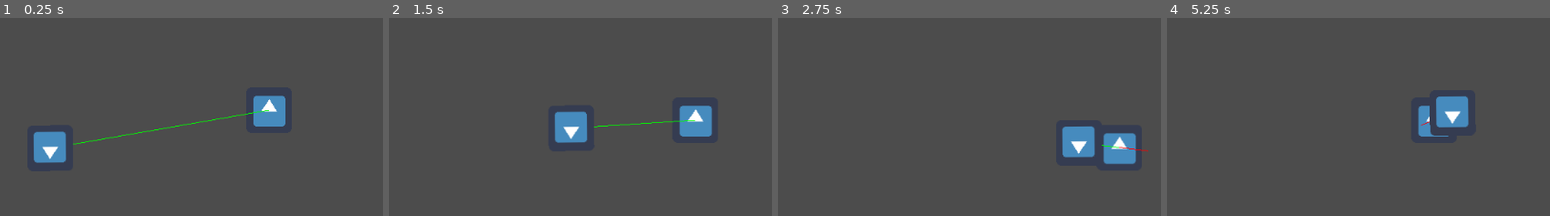
Above: before the commit, frames 1-4 (left to right).
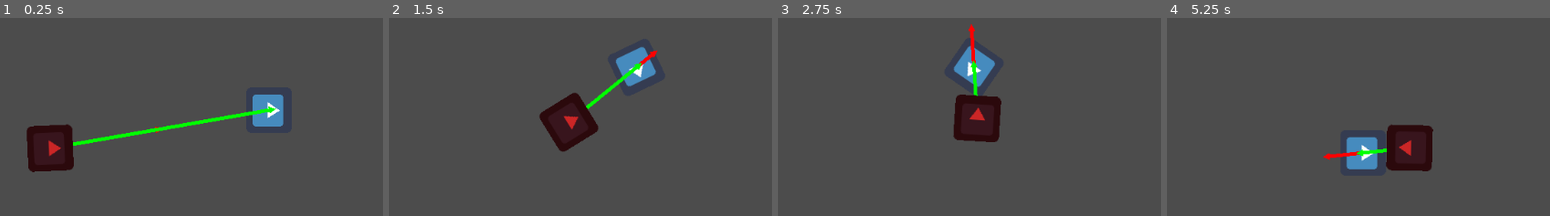
Above: after the commit, the same moments.

Repository: concernedsyndicate/AI
Game: Godot game, scene res://MainScene.tscn
Same seed, same stepped clock (60 frames per second), same inputs: the game is played once before the commit and once after it. The engine's default icon, where the game draws it, is replaced by a stand-in: a white triangle on a blue panel in a dark square.
Inputs:
- Up to frame 1 (0.25 s): no input
- Up to frame 2 (1.5 s): hold Right (ui_right) 0.53-1.28 s; hold Down (ui_down) from 1.28 s (still down)
- Up to frame 3 (2.75 s): release Down (ui_down) at 2.03 s; hold Right (ui_right) from 2.03 s (still down)
- Up to frame 4 (5.25 s): release Right (ui_right) at 2.78 s; hold Up (ui_up) 2.78-3.53 s; hold Left (ui_left) 3.53-5.03 s; hold Down (ui_down) from 5.03 s (still down)

The runs differ from the first frame. In frame 1, 4.2% of the frame differs, in the area x 6-75%, y 38-78%; in frame 2, 5.9%; in frame 3, 6.9%, in the area x 45-97%, y 2-74%; in frame 4, 5.9%.

Commit message:
player rotation, wsad movement, nicer drawings

Diff:
--- a/MainScene.tscn
+++ b/MainScene.tscn
@@ -4,13 +4,15 @@
 [ext_resource path="res://Monster.tscn" type="PackedScene" id=2]
 [ext_resource path="res://Monster.gd" type="Script" id=3]
 
-[node name="Node2D" type="Node2D" index="0"]
+[node name="Node2D" type="Node2D"]
 
 [node name="Player" parent="." index="0" instance=ExtResource( 1 )]
 
 position = Vector2( 578, 279 )
+speed = 350
 
 [node name="Monster" parent="." index="1" instance=ExtResource( 2 )]
 
 position = Vector2( 233.992, 338.938 )
 script = ExtResource( 3 )
+_sections_unfolded = [ "Transform" ]
--- a/Monster.gd
+++ b/Monster.gd
@@ -19,6 +19,8 @@
 	#velocity += flee(target.position)
 	velocity += arrive(target.position, 2)
 	position += velocity * delta
+	#rotation = velocity.angle()
+	$Sprite.rotation = velocity.angle() -36 # oszukanko xD
 
 
 func seek(tPosition):
@@ -55,9 +57,36 @@
 		return (desiredVelocity - velocity)
 	return Vector2(0,0)
 
+##func Pursuit():
+#if the evader is ahead and facing the agent then we can just seek
+#for the evader's current position.
+	# nasze toTarget: Vector2D ToEvader = evader->Pos() - m_pVehicle->Pos()
+	##var RelativeHeading = m_pVehicle->Heading().dot(evader->Heading())
+	##if ((ToEvader.Dot(m_pVehicle->Heading()) > 0) && (RelativeHeading < -0.95)): #acos(0.95)=18 degs
+	##	return Seek(evader->Pos())
+	#Not considered ahead so we predict where the evader will be.
+	#the look-ahead time is proportional to the distance between the evader
+	#and the pursuer; and is inversely proportional to the sum of the
+	#agents' velocities
+	##var LookAheadTime = ToEvader.Length() / (m_pVehicle->MaxSpeed() + evader->Speed())
+	#now seek to the predicted future position of the evader
+	##return Seek(evader->Pos() + evader->Velocity() * LookAheadTime);
+
 func _draw():
-	draw_line(Vector2(0,0), Vector2(velocity), Color(255, 0, 0), 1)                      # red
-	draw_line(Vector2(0,0), Vector2(target.position-self.position), Color(0, 255, 0), 1) # green
+	draw_vector(Vector2(0,0), velocity, Color(255, 0, 0), 5)                                # red
+	draw_vector(Vector2(0,0), Vector2(target.position-self.position), Color(0, 255, 0), 5)  # green
+
+
+func draw_vector( origin, vector, color, arrow_size ):
+	if vector.length_squared() > 1:
+		var points    = []
+		var direction = vector.normalized()
+		points.push_back( vector + direction * arrow_size * 2 )
+		points.push_back( vector + direction.rotated(  PI / 2 ) * arrow_size )
+		points.push_back( vector + direction.rotated( -PI / 2 ) * arrow_size )
+		draw_polygon( points, [color])
+		draw_line( origin, vector, color, arrow_size )
+
 
 func Vec2DistanceSq(one, two):
 	var ySep = two.y - one.y;
--- a/Monster.tscn
+++ b/Monster.tscn
@@ -19,8 +19,10 @@
 
 [node name="Sprite" type="Sprite" parent="." index="0"]
 
-rotation = 3.13143
+self_modulate = Color( 0.796875, 0.152527, 0.152527, 1 )
+rotation = 1.5708
 texture = ExtResource( 1 )
+_sections_unfolded = [ "Material", "Transform", "Visibility" ]
 
 [node name="CollisionShape2D" type="CollisionShape2D" parent="." index="1"]
 
--- a/Player.gd
+++ b/Player.gd
@@ -1,26 +1,34 @@
-extends Area2D
+extends KinematicBody2D
 
-export (int) var speed  # How fast the player will move (pixels/sec).
+export (int) var speed = 400
+export (float) var rotation_speed = 1.5
+
 var screensize          # Size of the game window.
+
+var velocity = Vector2()
+var rotation_dir = 0
+var heading = Vector2()
 
 func _ready():
 	 screensize = get_viewport_rect().size
 
+func get_input():
+	rotation_dir = 0
+	velocity = Vector2()
+	if Input.is_action_pressed("ui_right"):
+		rotation_dir += 1
+	if Input.is_action_pressed("ui_left"):
+		rotation_dir -= 1
+	if Input.is_action_pressed("ui_down"):
+		velocity = Vector2(-speed, 0).rotated(rotation)
+	if Input.is_action_pressed("ui_up"):
+		velocity = Vector2(speed, 0).rotated(rotation)
+
 func _process(delta):
 
-	#for debug purposes
-	var velocity = Vector2() # The player's movement vector.
-	if Input.is_action_pressed("ui_right"):
-		velocity.x += 1
-	if Input.is_action_pressed("ui_left"):
-		velocity.x -= 1
-	if Input.is_action_pressed("ui_down"):
-		velocity.y += 1
-	if Input.is_action_pressed("ui_up"):
-		velocity.y -= 1
-	if velocity.length() > 0:
-		velocity = velocity.normalized() * speed
-        #$AnimatedSprite.play()
-    #else:
-        #$AnimatedSprite.stop()
-	position += velocity * delta
+	get_input()
+	rotation += rotation_dir * rotation_speed * delta
+	move_and_slide(velocity)
+
+func _draw():
+	draw_line(Vector2(0,0), heading, Color(255, 0, 0), 1)                       # red
--- a/Player.tscn
+++ b/Player.tscn
@@ -8,22 +8,22 @@
 custom_solver_bias = 0.0
 radius = 30.0
 
-[node name="Player" type="Area2D" index="0"]
+[node name="Player" type="KinematicBody2D" index="0"]
 
-input_pickable = true
-gravity_vec = Vector2( 0, 1 )
-gravity = 98.0
-linear_damp = 0.1
-angular_damp = 1.0
-audio_bus_override = false
-audio_bus_name = "Master"
+input_pickable = false
+collision_layer = 1
+collision_mask = 1
+collision/safe_margin = 0.08
 script = ExtResource( 1 )
 _sections_unfolded = [ "Transform" ]
 speed = 70
+rotation_speed = 1.5
 
 [node name="Sprite" type="Sprite" parent="." index="0"]
 
+rotation = 1.5708
 texture = ExtResource( 2 )
+_sections_unfolded = [ "Transform" ]
 
 [node name="CollisionShape2D" type="CollisionShape2D" parent="." index="1"]
 
--- a/project.godot
+++ b/project.godot
@@ -14,6 +14,25 @@
 run/main_scene="res://MainScene.tscn"
 config/icon="res://icon.png"
 
+[input]
+
+ui_left=[ Object(InputEventKey,"resource_local_to_scene":false,"resource_name":"","device":0,"alt":false,"shift":false,"control":false,"meta":false,"command":false,"pressed":false,"scancode":16777231,"unicode":0,"echo":false,"script":null)
+, Object(InputEventJoypadButton,"resource_local_to_scene":false,"resource_name":"","device":0,"button_index":14,"pressure":0.0,"pressed":false,"script":null)
+, Object(InputEventKey,"resource_local_to_scene":false,"resource_name":"","device":0,"alt":false,"shift":false,"control":false,"meta":false,"command":false,"pressed":false,"scancode":65,"unicode":0,"echo":false,"script":null)
+ ]
+ui_right=[ Object(InputEventKey,"resource_local_to_scene":false,"resource_name":"","device":0,"alt":false,"shift":false,"control":false,"meta":false,"command":false,"pressed":false,"scancode":16777233,"unicode":0,"echo":false,"script":null)
+, Object(InputEventJoypadButton,"resource_local_to_scene":false,"resource_name":"","device":0,"button_index":15,"pressure":0.0,"pressed":false,"script":null)
+, Object(InputEventKey,"resource_local_to_scene":false,"resource_name":"","device":0,"alt":false,"shift":false,"control":false,"meta":false,"command":false,"pressed":false,"scancode":68,"unicode":0,"echo":false,"script":null)
+ ]
+ui_up=[ Object(InputEventKey,"resource_local_to_scene":false,"resource_name":"","device":0,"alt":false,"shift":false,"control":false,"meta":false,"command":false,"pressed":false,"scancode":16777232,"unicode":0,"echo":false,"script":null)
+, Object(InputEventJoypadButton,"resource_local_to_scene":false,"resource_name":"","device":0,"button_index":12,"pressure":0.0,"pressed":false,"script":null)
+, Object(InputEventKey,"resource_local_to_scene":false,"resource_name":"","device":0,"alt":false,"shift":false,"control":false,"meta":false,"command":false,"pressed":false,"scancode":87,"unicode":0,"echo":false,"script":null)
+ ]
+ui_down=[ Object(InputEventKey,"resource_local_to_scene":false,"resource_name":"","device":0,"alt":false,"shift":false,"control":false,"meta":false,"command":false,"pressed":false,"scancode":16777234,"unicode":0,"echo":false,"script":null)
+, Object(InputEventJoypadButton,"resource_local_to_scene":false,"resource_name":"","device":0,"button_index":13,"pressure":0.0,"pressed":false,"script":null)
+, Object(InputEventKey,"resource_local_to_scene":false,"resource_name":"","device":0,"alt":false,"shift":false,"control":false,"meta":false,"command":false,"pressed":false,"scancode":83,"unicode":0,"echo":false,"script":null)
+ ]
+
 [rendering]
 
 environment/default_environment="res://default_env.tres"
